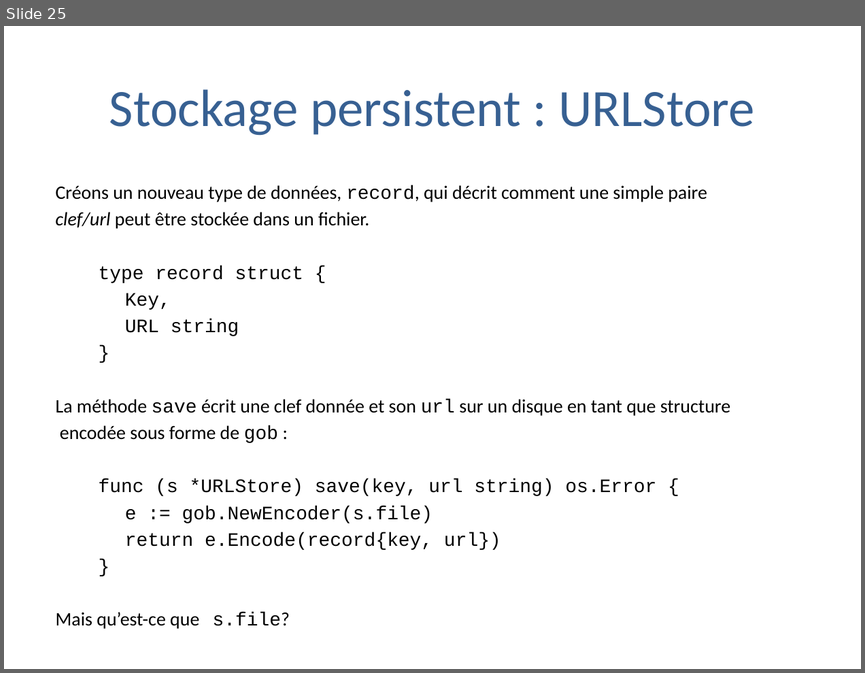
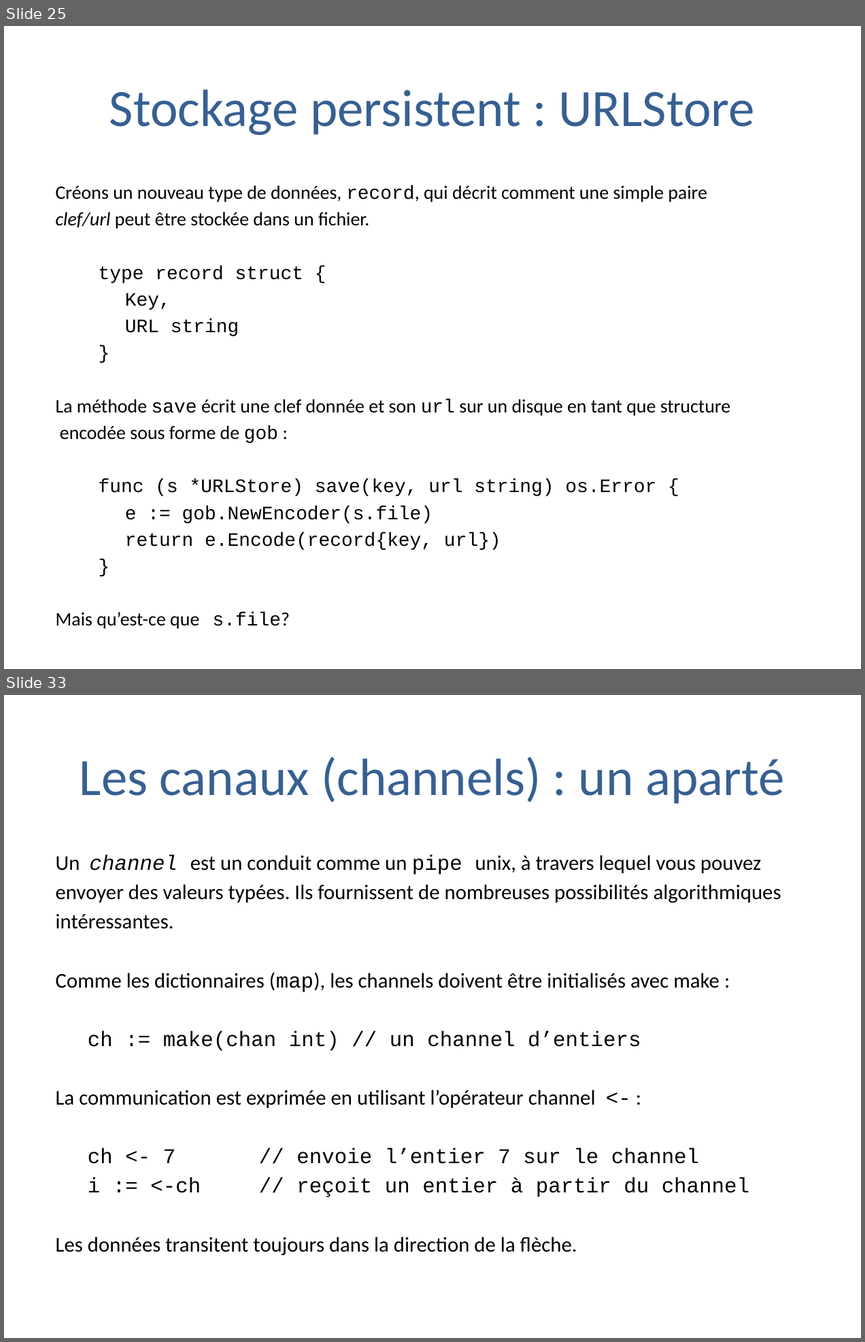
Before and after one commit to trash-anger/golang-france, a slide deck: Go-documentation/cours-general/Pratique de la programmation en go.pptx. Shown one above the other, each under a label of ours: slide 25 before the commit, slides 25 and 33 after it; the slides between them are not shown. The pictures are 865x673 and 865x1342 pixels, drawn with LibreOffice and Linux fonts; fonts in the diff are those of the drawing; background and template pictures are left out. Boxes give left, top, right and bottom in pixels: in the first picture for what was removed or moved away, otherwise in the second. Text is boxed around its words. In the diff, an @@ line names an element or a change of style, - is before the commit and + after.

```diff
--- a/Go-documentation/cours-general/Pratique de la programmation en go.pptx
+++ b/Go-documentation/cours-general/Pratique de la programmation en go.pptx
@@ slide 33 added at (4, 695, 861, 1338), background #FFFFFF @@
@@ title added at (79, 757, 784, 804), 44 pt, text #376092 @@
+Les canaux (channels) : un aparté
@@ text added at (56, 855, 781, 1255), 17.6 pt, text #000000 @@
+Un channel est un conduit comme un pipe unix, à travers lequel vous pouvez
+envoyer des valeurs typées. Ils fournissent de nombreuses possibilités algorithmiques
+intéressantes.
+Comme les dictionnaires (map), les channels doivent être initialisés avec make :
+ch := make(chan int) // un channel d’entiers
+La communication est exprimée en utilisant l’opérateur channel <- :
+ch <- 7 // envoie l’entier 7 sur le channel
+i := <-ch // reçoit un entier à partir du channel
+Les données transitent toujours dans la direction de la flèche.
```
Also in this commit, not shown: 12 other slides added.
